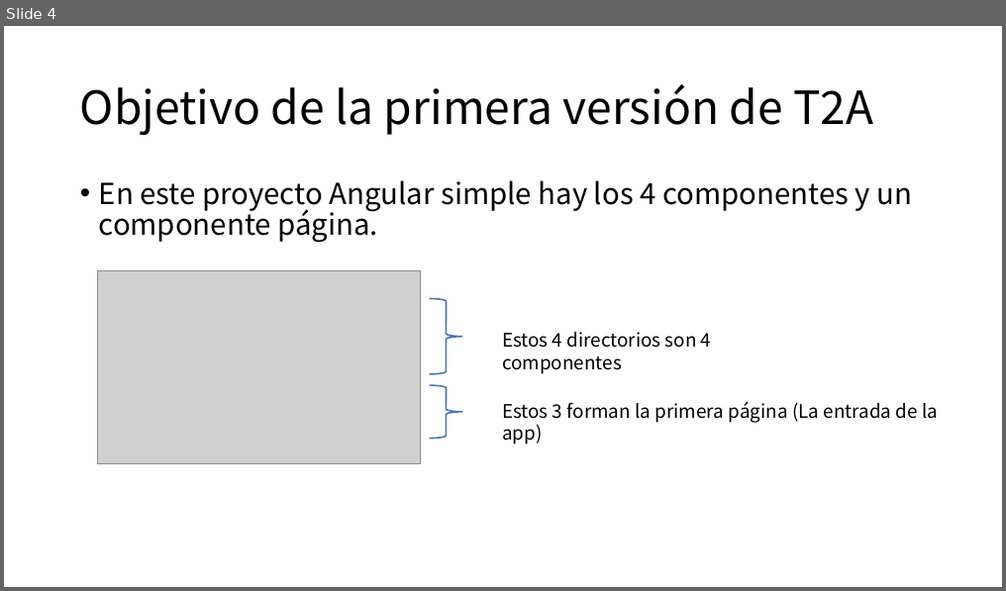
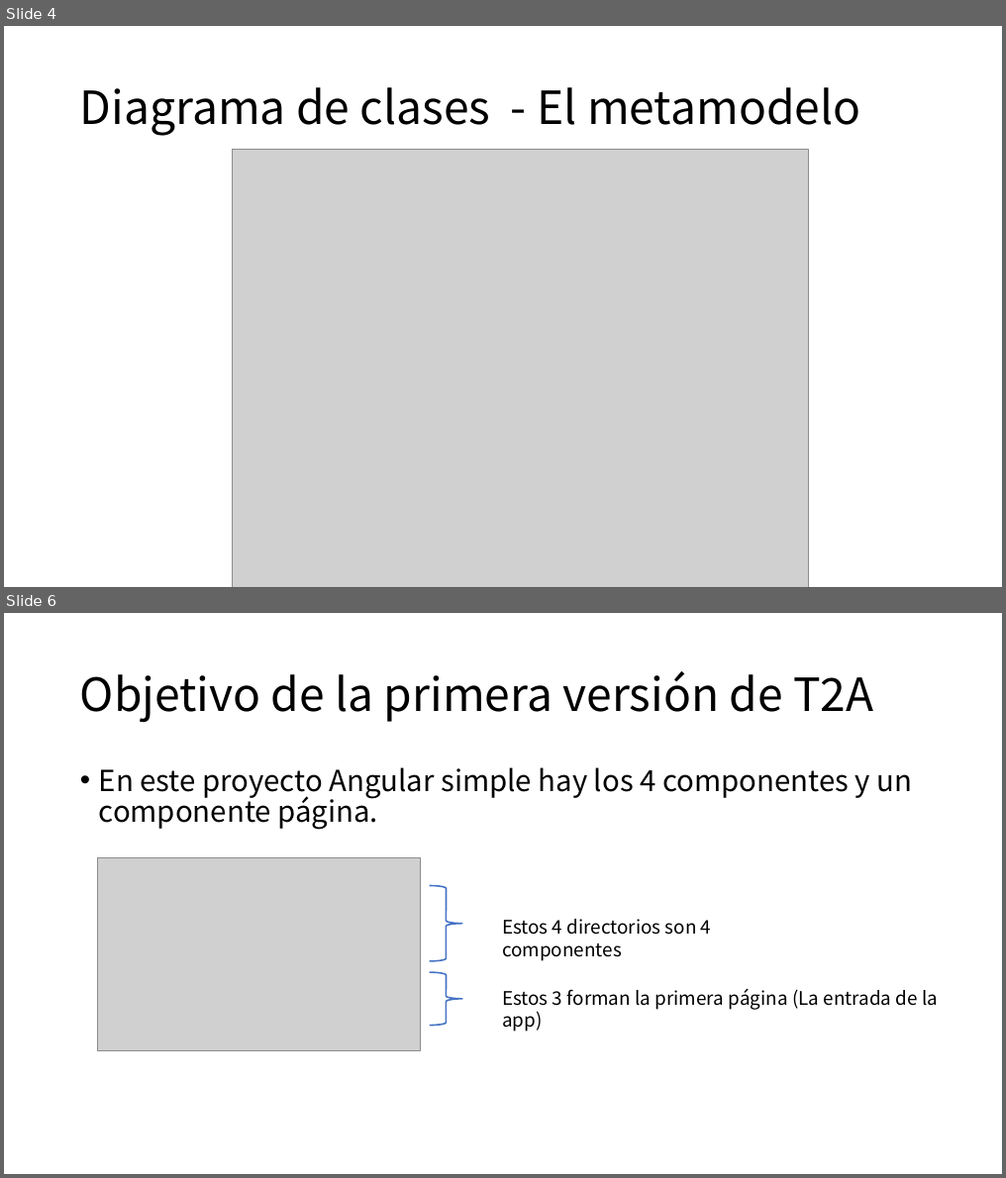
Before and after one commit to cedececa/tfg-model-2-web, a slide deck: planning-and-logs/T2A-v0.001.pptx. Shown one above the other, each under a label of ours: slide 4 before the commit, slides 4 and 6 after it; the slides between them are not shown. The pictures are 1006x591 and 1006x1178 pixels, drawn with LibreOffice and Linux fonts; fonts in the diff are those of the drawing; grey boxes stand for pictures. Boxes give left, top, right and bottom in pixels: in the first picture for what was removed or moved away, otherwise in the second. Text is boxed around its words. In the diff, an @@ line names an element or a change of style, - is before the commit and + after.

Commit message:
[Memoria] - Añadir un diagrama de clases del metamodelo

```diff
--- a/planning-and-logs/T2A-v0.001.pptx
+++ b/planning-and-logs/T2A-v0.001.pptx
@@ slide 4 added at (x1=4, y1=26, x2=1002, y2=587), background #FFFFFF @@
@@ title added at (x1=80, y1=87, x2=860, y2=136), 44 pt, text #000000 @@
+Diagrama de clases - El metamodelo
@@ picture added at (x1=233, y1=150, x2=808, y2=587) @@
@@ what was slide 4 is now slide 6 @@
```
Also in this commit, not shown: 1 other slide added.
